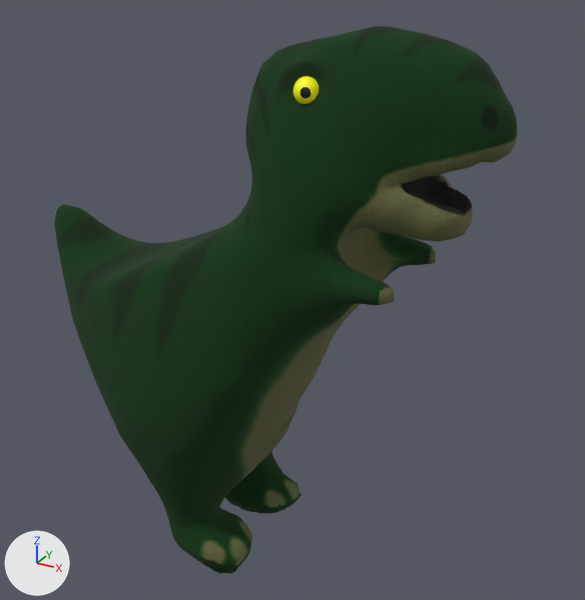
One commit to the glTF model assets/dimas.glb: the scene before it, then after it.
Before and after are seen from a camera (50 mm lens) standing at (1.95, -3.13, 3.05) and looking at (0.16, 0.13, 1.42). Arrows for +X, +Y and +Z are at lower left; the lights stay in place. Vertices at the same position are counted once.

Names of what the first picture shows: 'body.001'.
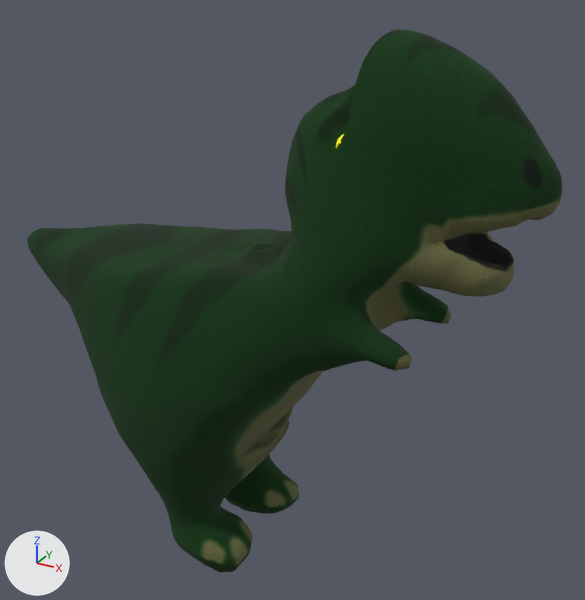
Pixel boxes [x1, y1, x2, y2] of what changed, in the pictures (585 x 600 px; the box of a moved part takes in the faces that stretch with it):
```json
{"object": "body.001", "change": "reshaped", "before": [55, 26, 517, 574], "after": [27, 30, 562, 572], "on screen": "16% wider"}
{"part": 1, "of": "me_sphere_001", "change": "moved or reshaped", "before": [293, 76, 319, 104], "after": [336, 134, 344, 148]}
{"part": 2, "of": "me_sphere_001", "change": "moved or reshaped", "before": [55, 26, 517, 574], "after": [27, 30, 562, 572]}
```

Edits to the scene script, one JSON object a line:
```json
{"block": "me_sphere_001", "where": "# used by ob_body_001; location = (0.0, 0.0, 0.0)"}
{"op": "remove", "block": "me_sphere_001", "code": "me_sphere_001.from_pydata(...)  # 6848 vertices, 13684 faces; spans x -1.23..1.21, y -0.55..0.55, z -0.01..2.75"}
{"op": "add", "block": "me_sphere_001", "code": "me_sphere_001.from_pydata(...)  # 6848 vertices, 13684 faces; spans x -1.47..1.4, y -0.56..0.56, z -0.02..2.74"}
{"block": "me_sphere_001", "change": "me_sphere_001 part 1: the loose piece of 482 vertices spanning x 0.34..0.46, y -0.24..-0.13, z 2.45..2.57 is moved by (0.2, 0.0, -0.21)"}
{"block": "me_sphere_001", "change": "me_sphere_001 part 2: 5419 of 6848 vertices moved; they spanned x -1.23..1.21, y -0.55..0.55, z -0.01..2.75 and now span x -1.47..1.4, y -0.56..0.56, z -0.02..2.74; mean shift (0.05, 0.0, -0.08); largest move (-1.2, 0.01, 1.75) -> (-1.47, 0.01, 1.53)"}
```
